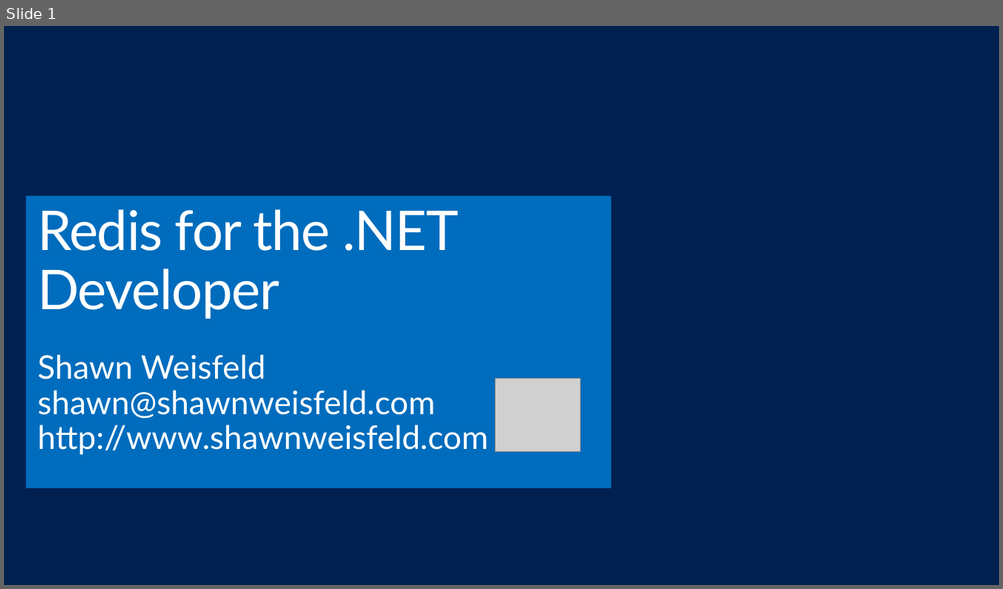
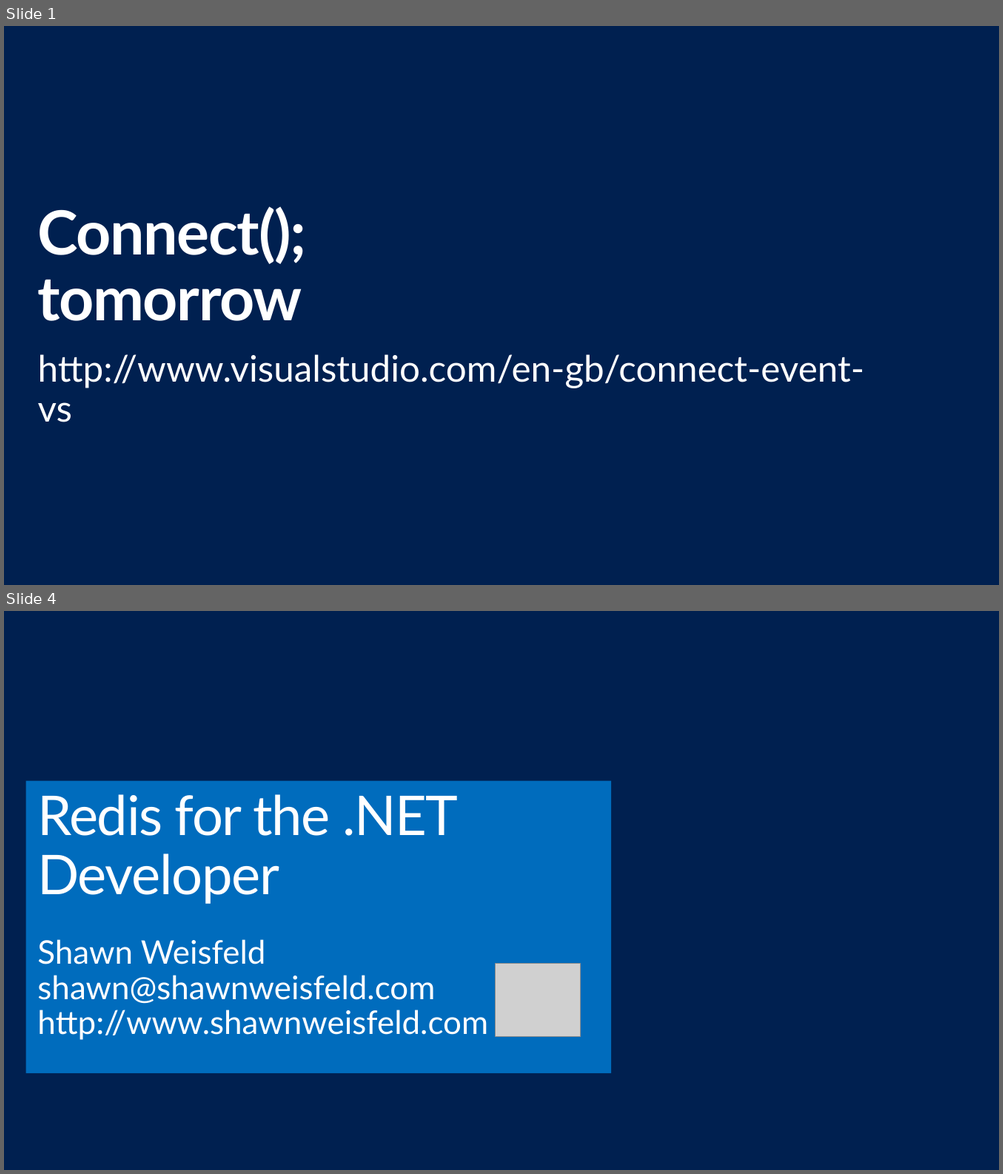
Before and after one commit to shawnweisfeld/20141110_Redis, a slide deck: Redis.pptx. Shown one above the other, each under a label of ours: slide 1 before the commit, slides 1 and 4 after it; the slides between them are not shown. The pictures are 1003x589 and 1003x1174 pixels, drawn with LibreOffice and Linux fonts; fonts in the diff are those of the drawing; grey boxes stand for pictures; background and template pictures are left out. Boxes give left, top, right and bottom in pixels: in the first picture for what was removed or moved away, otherwise in the second. Text is boxed around its words. In the diff, an @@ line names an element or a change of style, - is before the commit and + after.

```diff
--- a/Redis.pptx
+++ b/Redis.pptx
@@ slide 1 added at [4,26,999,585], background #002050 @@
@@ title added at [37,207,306,321], 60 pt, text #FFFFFF, bold @@
+Connect();
+tomorrow
@@ text added at [38,355,864,423], 36 pt, text #FFFFFF @@
+http://www.visualstudio.com/en-gb/connect-event-vs
@@ what was slide 1 is now slide 4 @@
```
Also in this commit, not shown: 2 other slides added.
